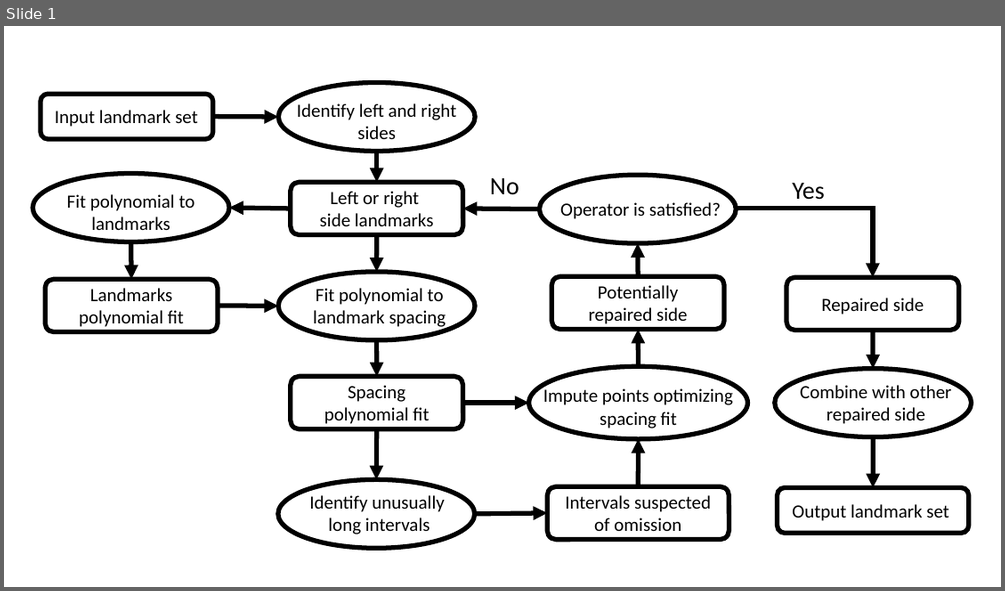
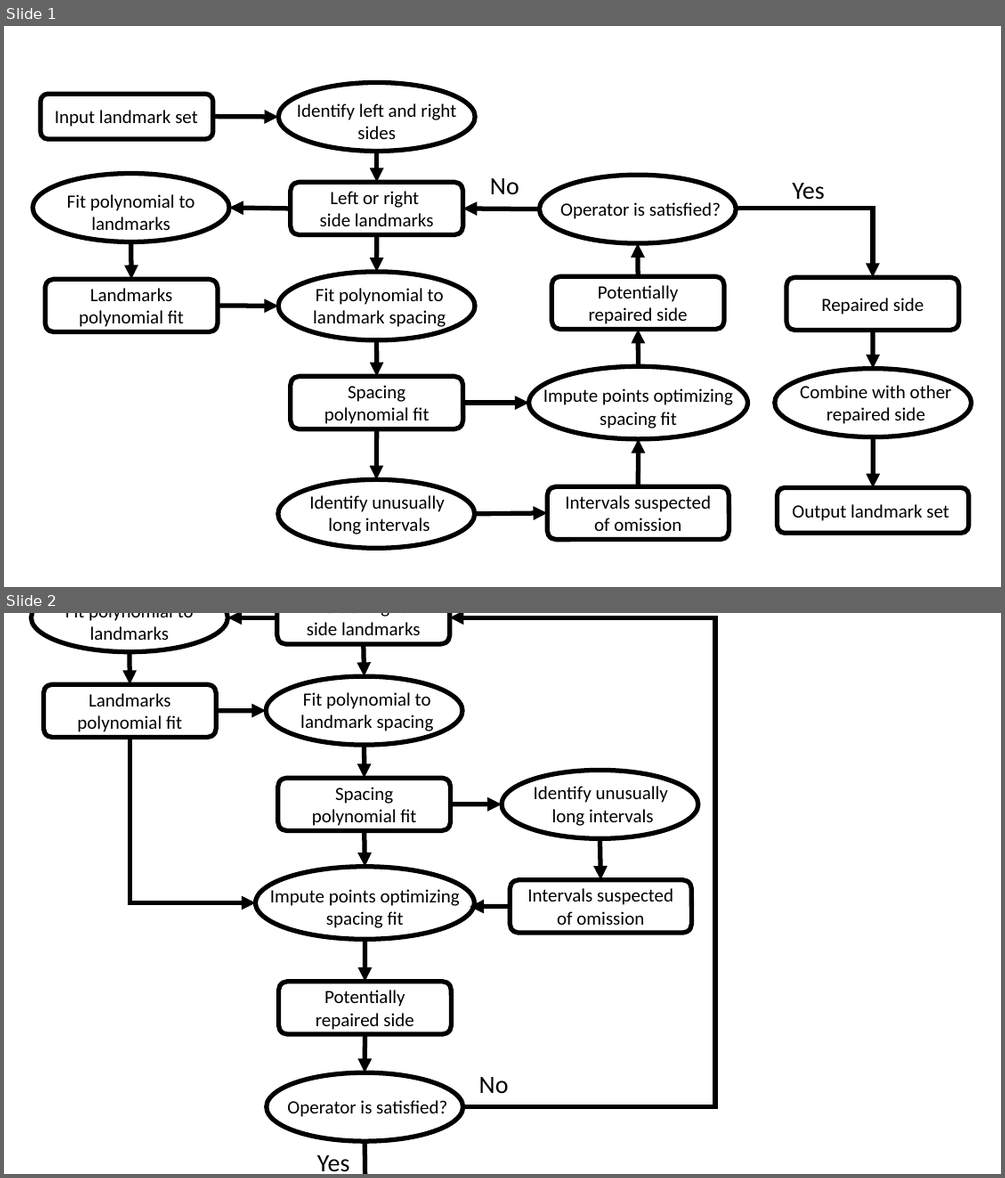
Before and after one commit to BenChurch/Summer2017, a slide deck: AECAIworkshop2017/InitialPaper/Figures/FigureConstruction.pptx. Shown one above the other, each under a label of ours: slide 1 before the commit, slides 1 and 2 after it. The pictures are 1005x591 and 1005x1178 pixels, drawn with LibreOffice and Linux fonts; fonts in the diff are those of the drawing. Boxes give left, top, right and bottom in pixels: in the first picture for what was removed or moved away, otherwise in the second. Text is boxed around its words. In the diff, an @@ line names an element or a change of style, - is before the commit and + after.

```diff
--- a/AECAIworkshop2017/InitialPaper/Figures/FigureConstruction.pptx
+++ b/AECAIworkshop2017/InitialPaper/Figures/FigureConstruction.pptx
@@ slide 2 added at box(4, 613, 1001, 1174), background #FFFFFF @@
@@ group added at box(31, 613, 716, 1174): 12 texts, 12 arrows, 5 rounded rectangles, 5 ellipses, 2 elbow arrows @@
+Left or right
+side landmarks
+Fit polynomial to landmarks
+Landmarks polynomial fit
+Fit polynomial to landmark spacing
+Spacing polynomial fit
+Impute points optimizing spacing fit
+Identify unusually
+long intervals
+Intervals suspected of omission
+Operator is satisfied?
+Potentially repaired side
+No
+Yes
```
Also in this commit, not shown: 1 other slide added, 56 other files.
